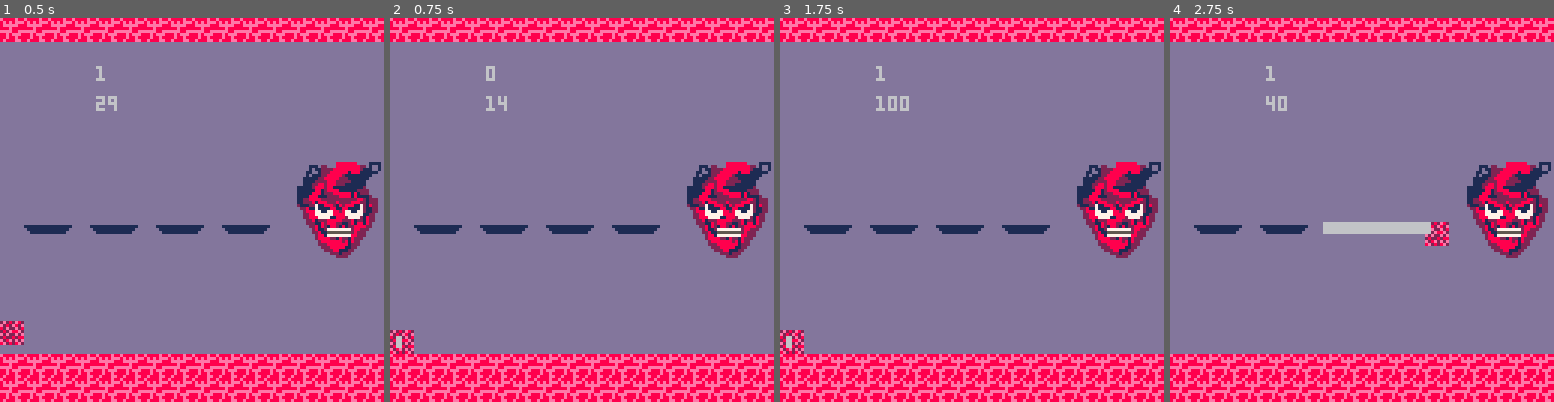
Above: before the commit, frames 1-4 (left to right).
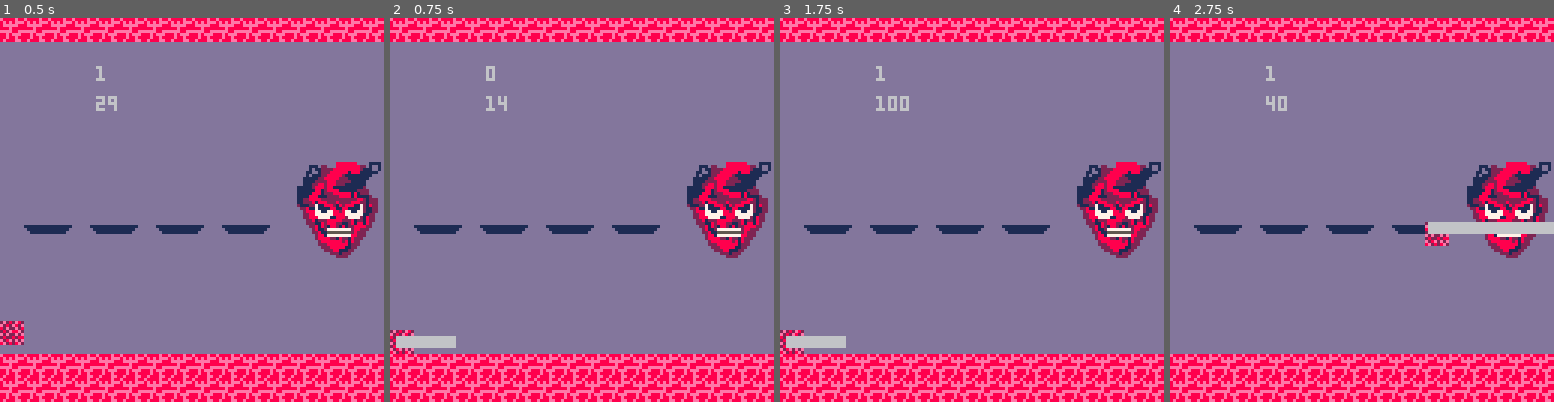
Above: after the commit, the same moments.

Repository: Von-dy/Game_Design_Final_Project
Game: PICO-8 cartridge build1.p8
Same seed, same stepped clock (60 frames per second), same inputs: the game is played once before the commit and once after it.
Inputs:
- Up to frame 1 (0.5 s): tap X (X key) at 0.33 s
- Up to frame 2 (0.75 s): tap O (Z key) at 0.7 s
- Up to frame 3 (1.75 s): tap X (X key) at 1.07 s; hold Right from 1.6 s (still down); tap O (Z key) at 1.7 s
- Up to frame 4 (2.75 s): tap X (X key) at 1.85 s; release Right at 2.1 s; tap O (Z key) at 2.1, 2.5 s; hold Up 2.15-2.42 s; hold Right from 2.47 s (still down)

Frame 1 is identical in both runs. In frame 2, 0.4% of the frame differs, in the area x 3-18%, y 82-86%; in frame 3, 0.4%; in frame 4, 1.9%, in the area x 39-100%, y 53-57%.

Commit message:
Quick fix - added player.d

Diff:
--- a/build1.p8
+++ b/build1.p8
@@ -229,6 +229,8 @@
    dy=0,
    w=7,
    h=7,
+   --direction(l/r)
+   d=1,
    --jump flag
    j=0,
    --attacking flag
